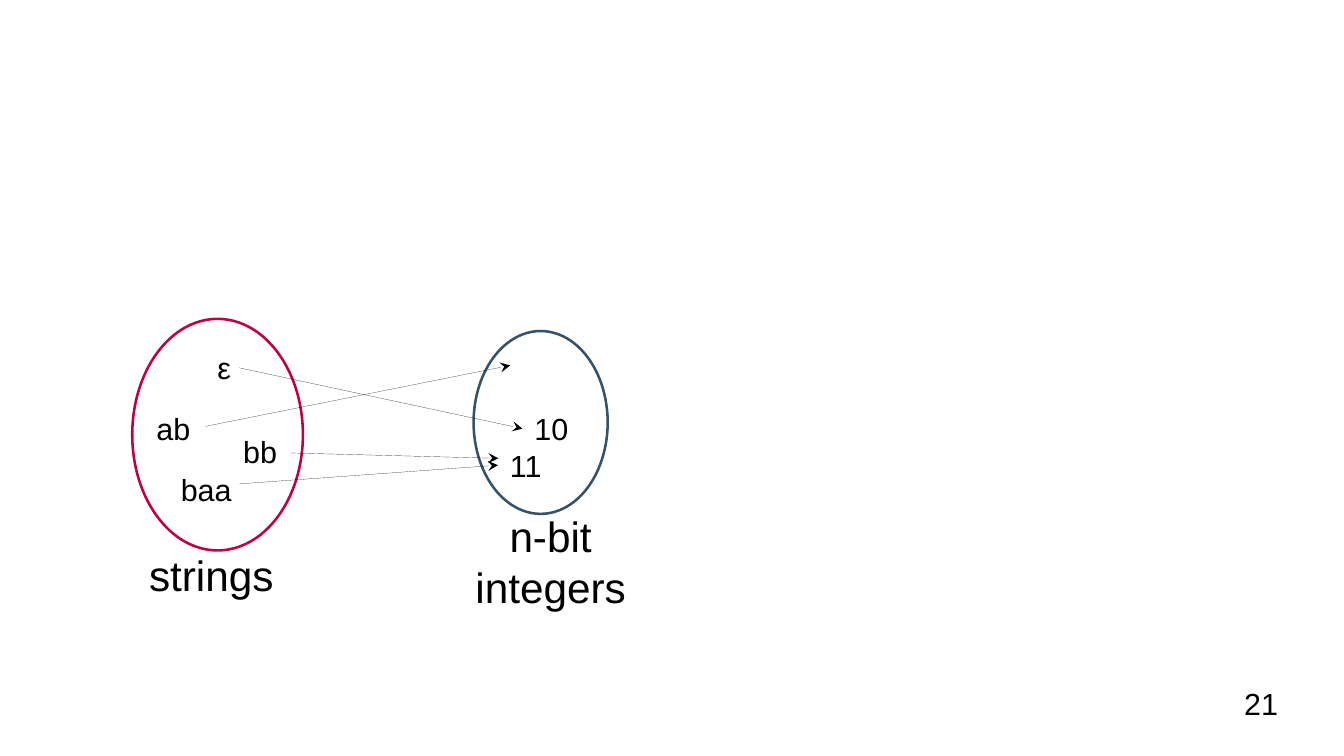
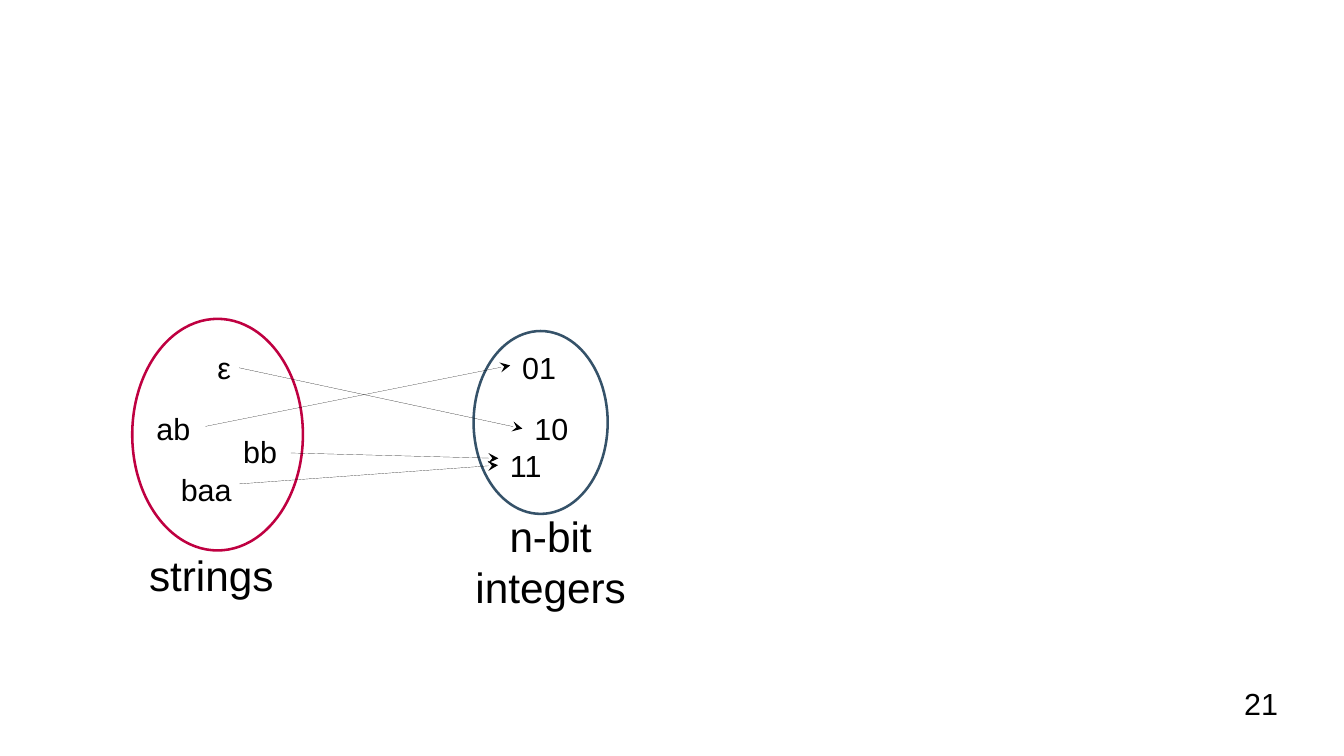
Before and after one commit to OrfeasLitos/blockchain_slides, a slide deck: slide 21 of presentation.odp. Drawn at 1344x756 pixels with LibreOffice and Linux fonts; fonts in the diff are those of the drawing; background and template pictures are left out. Boxes give left, top, right and bottom in pixels: in the first picture for what was removed or moved away, otherwise in the second. Text is boxed around its words. In the diff, an @@ line names an element or a change of style, - is before the commit and + after.

Commit message:
Fix typo

```diff
--- a/presentation.odp
+++ b/presentation.odp
@@ text added at <box>522,357,556,380</box>, 18 pt, text #000000 @@
+01
```
